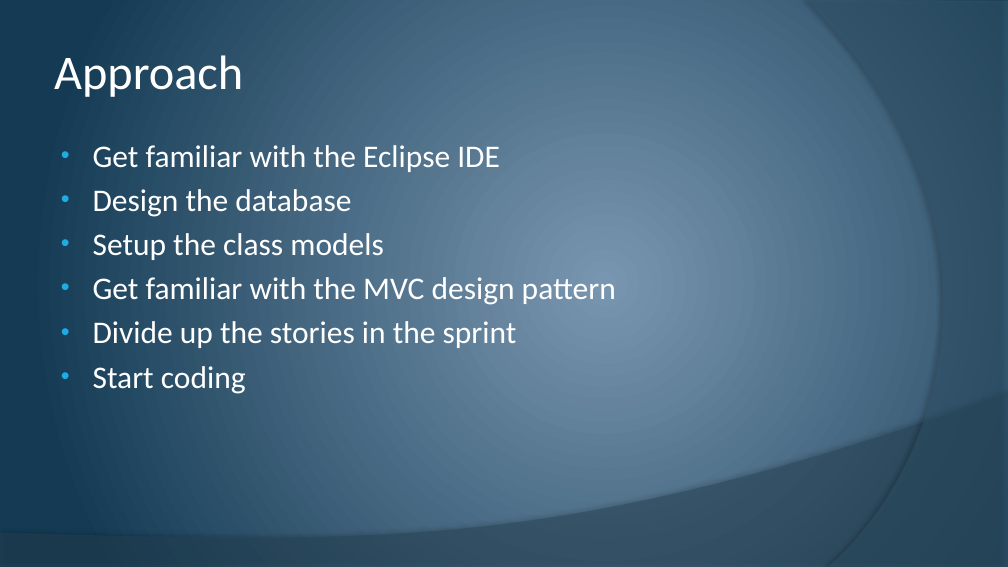
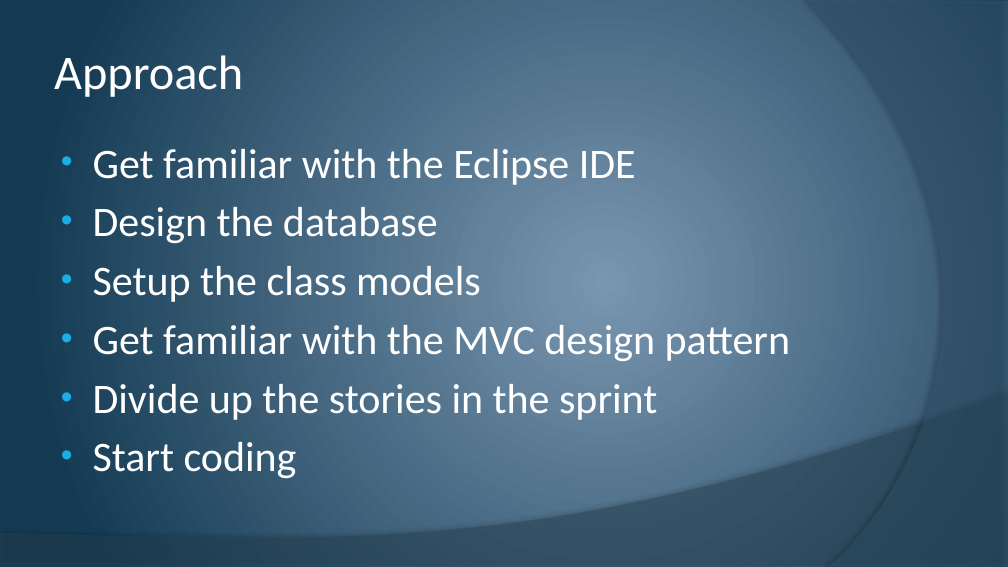
Before and after one commit to cstultz/cis234, a slide deck: slide 12 of assigns/assign10/t1-a10.pptx. Drawn at 1008x567 pixels with LibreOffice and Linux fonts; fonts in the diff are those of the drawing. Boxes give left, top, right and bottom in pixels: in the first picture for what was removed or moved away, otherwise in the second. Text is boxed around its words. In the diff, an @@ line names an element or a change of style, - is before the commit and + after.

```diff
--- a/assigns/assign10/t1-a10.pptx
+++ b/assigns/assign10/t1-a10.pptx
@@ text "Get familiar with the Eclipse ..." at [93,149,790,479]: size 30 to 40 pt; more space between paragraphs @@
```
Also in this commit, not shown: 7 other slides changed.
